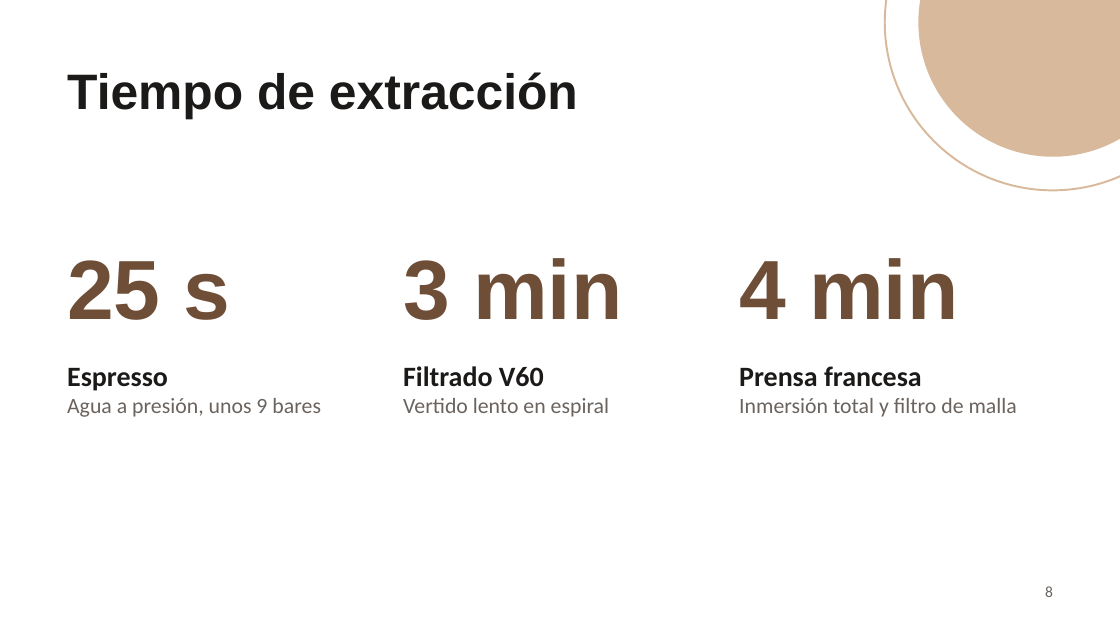
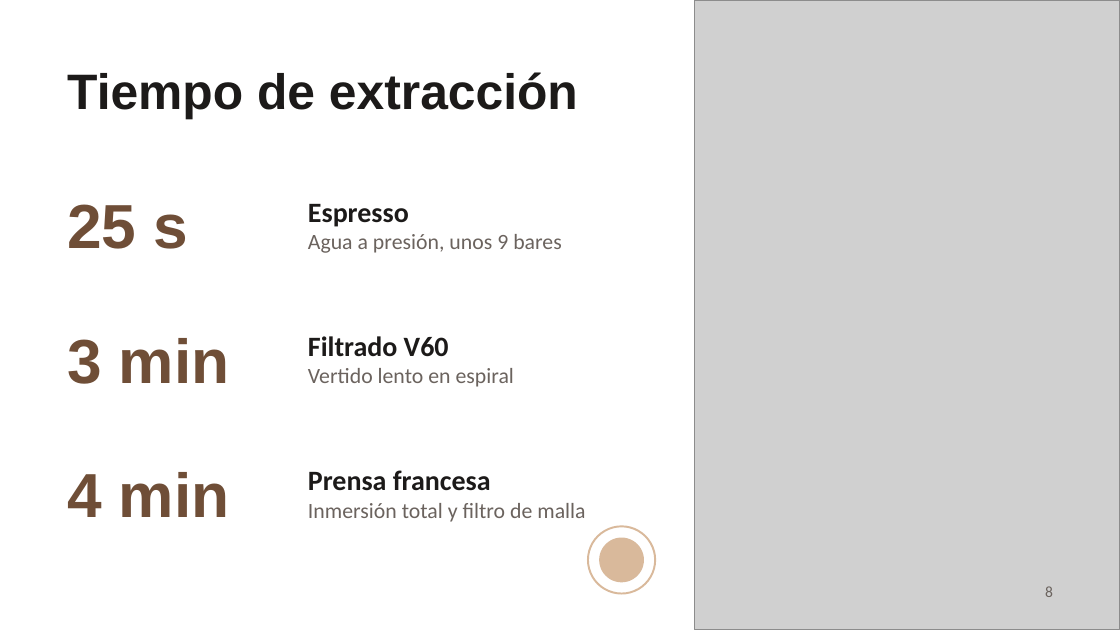
Before and after one commit to JhansLazo/Anuska, a slide deck: slide 8 of presentacion-cafe.pptx. Drawn at 1120x630 pixels with LibreOffice and Linux fonts; fonts in the diff are those of the drawing; grey boxes stand for pictures. Boxes give left, top, right and bottom in pixels: in the first picture for what was removed or moved away, otherwise in the second. Text is boxed around its words. In the diff, an @@ line names an element or a change of style, - is before the commit and + after.

```diff
--- a/presentacion-cafe.pptx
+++ b/presentacion-cafe.pptx
@@ picture added at <box>694,0,1120,629</box> @@
@@ ellipse removed at <box>885,0,1120,190</box> @@
@@ ellipse removed at <box>918,0,1120,157</box> @@
@@ text "25 s": place and size @@
-text "25 s" at <box>67,260,231,320</box>
+text "25 s" at <box>67,204,189,249</box>
@@ text "Espresso": place and size @@
-text "Espresso" at <box>67,368,321,417</box>
+text "Espresso" at <box>308,204,562,253</box>
@@ text "3 min": place and size @@
-text "3 min" at <box>403,258,622,320</box>
+text "3 min" at <box>67,338,229,384</box>
@@ text "Filtrado V60": place and size @@
-text "Filtrado V60" at <box>403,366,609,417</box>
+text "Filtrado V60" at <box>308,336,514,387</box>
@@ size 54 to 40 pt; vertical alignment bottom to middle in 3 elements at <box>67,204,189,249</box>, <box>67,338,229,384</box>, <box>67,472,229,517</box> @@
@@ text "4 min": place and size @@
-text "4 min" at <box>739,258,958,319</box>
+text "4 min" at <box>67,472,229,517</box>
@@ vertical alignment top to middle in 3 elements at <box>308,336,514,387</box>, <box>308,204,562,253</box>, <box>308,470,585,522</box> @@
@@ text "Prensa francesa": place and size @@
-text "Prensa francesa" at <box>739,366,1017,417</box>
+text "Prensa francesa" at <box>308,470,585,522</box>
@@ ellipse added at <box>588,526,655,594</box>, outline #D9B99B 1.25 pt @@
@@ ellipse added at <box>599,538,644,582</box>, fill #D9B99B @@
```
Also in this commit, not shown: 5 other slides changed.
